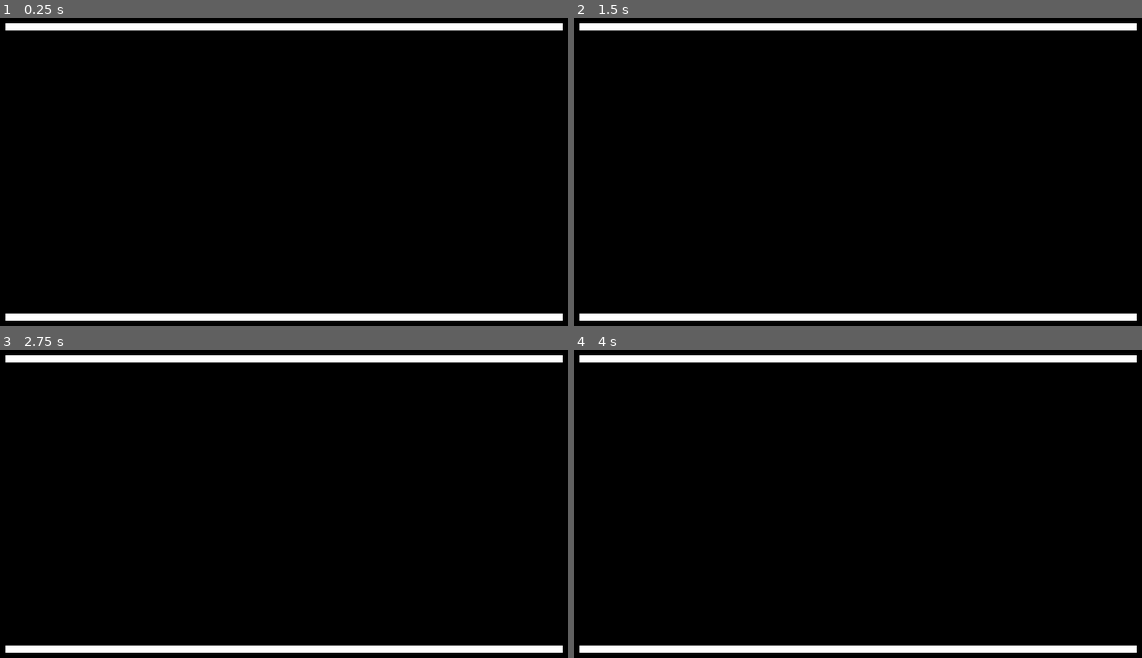
Above: before the commit, frames 1-4 (two rows, left to right).
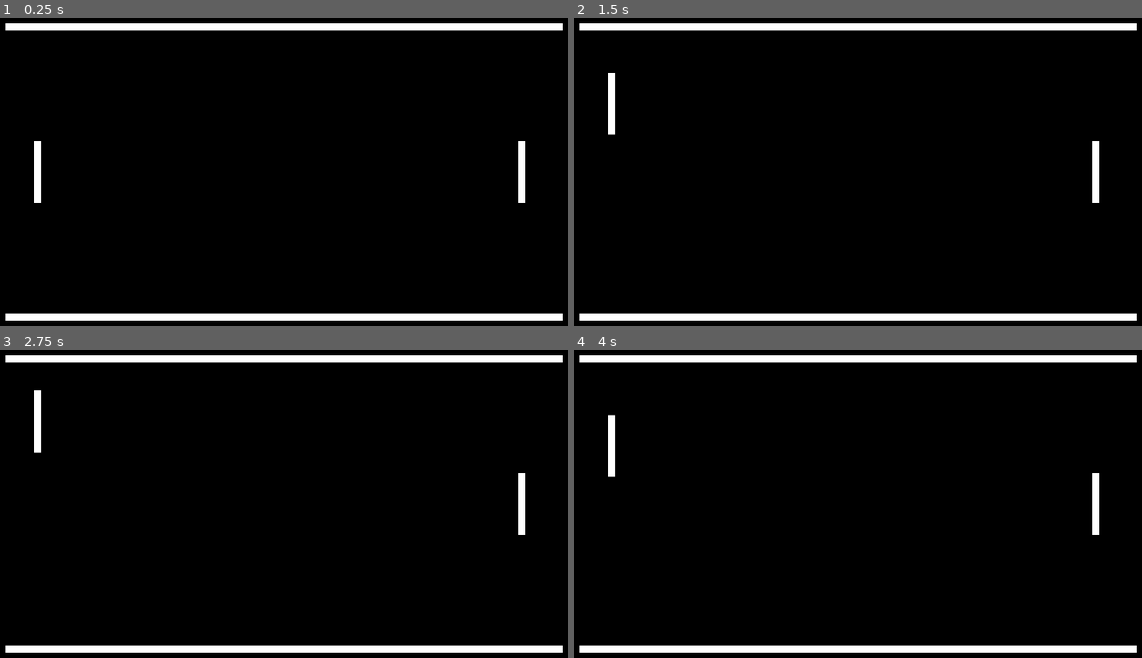
Above: after the commit, the same moments.

Repository: lovetocode/pong
Game: Godot game, scene res://scenes/main.tscn
Two runs of this game, one before a commit and one after it. Both use one fixed random seed, a clock stepped at 60 frames per second and the inputs below.
Inputs:
- Up to frame 1 (0.25 s): no input
- Up to frame 2 (1.5 s): tap Enter at 0.5 s; hold W (move_up) 0.53-1.28 s; hold S (move_down) from 1.28 s (still down)
- Up to frame 3 (2.75 s): release S (move_down) at 2.03 s; hold W (move_up) from 2.03 s (still down)
- Up to frame 4 (4 s): tap Space at 3.5 s; release W (move_up) at 3.53 s; hold S (move_down) from 3.53 s (still down)

The runs differ from the first frame. In frame 1, 0.6% of the frame differs, in the area x 5-93%, y 39-61%; in frame 2, 0.6%; in frame 3, 0.6%, in the area x 5-93%, y 13-61%; in frame 4, 0.6%.

Commit message:
worked on the ball

Diff:
--- /dev/null
+++ b/scenes/Enemy_Paddle.gd
@@ -0,0 +1,11 @@
+extends RigidBody2D
+
+
+# Called when the node enters the scene tree for the first time.
+func _ready():
+	pass # Replace with function body.
+
+
+# Called every frame. 'delta' is the elapsed time since the previous frame.
+func _process(delta):
+	pass
--- /dev/null
+++ b/scenes/ball.gd
@@ -0,0 +1,15 @@
+extends CharacterBody2D
+
+@export var initial_ball_speed = 20
+# 102% faster every time
+@export var ball_speed_multiplier = 1.02
+
+var ball_speed = initial_ball_speed
+
+func _ready():
+	start_ball()
+
+func start_ball():
+	randomize()
+	velocity.x = [-1, 1][randi() % 2] + initial_ball_speed
+	velocity.y = [-.8, .8][randi() % 2] + initial_ball_speed
--- /dev/null
+++ b/scenes/ball.tscn
@@ -0,0 +1,16 @@
+[gd_scene load_steps=4 format=3 uid="uid://bqw3k1nvpgu0s"]
+
+[ext_resource type="Script" path="res://scenes/ball.gd" id="1_8ugxx"]
+[ext_resource type="Texture2D" uid="uid://drl2k70yymrx" path="res://assets/ball.png" id="1_r62fk"]
+
+[sub_resource type="RectangleShape2D" id="RectangleShape2D_tgtvk"]
+size = Vector2(32, 32)
+
+[node name="Ball" type="CharacterBody2D"]
+script = ExtResource("1_8ugxx")
+
+[node name="Sprite2D" type="Sprite2D" parent="."]
+texture = ExtResource("1_r62fk")
+
+[node name="CollisionShape2D" type="CollisionShape2D" parent="."]
+shape = SubResource("RectangleShape2D_tgtvk")
--- a/scenes/main.tscn
+++ b/scenes/main.tscn
@@ -1,6 +1,8 @@
-[gd_scene load_steps=2 format=3 uid="uid://div104kmbhpu1"]
+[gd_scene load_steps=4 format=3 uid="uid://div104kmbhpu1"]
 
 [ext_resource type="PackedScene" uid="uid://d2oe6hmb30hvu" path="res://scenes/Wall.tscn" id="1_twe10"]
+[ext_resource type="PackedScene" uid="uid://cawxb6to6coth" path="res://scenes/Paddle.tscn" id="2_n7qs6"]
+[ext_resource type="Script" path="res://scenes/Enemy_Paddle.gd" id="3_hoetn"]
 
 [node name="main" type="Node2D"]
 
@@ -18,3 +20,10 @@
 
 [node name="Camera2D" type="Camera2D" parent="."]
 zoom = Vector2(0.4, 0.4)
+
+[node name="Paddle" parent="." instance=ExtResource("2_n7qs6")]
+position = Vector2(-1000, 0)
+
+[node name="Enemy_paddle" parent="." instance=ExtResource("2_n7qs6")]
+position = Vector2(1000, 0)
+script = ExtResource("3_hoetn")
